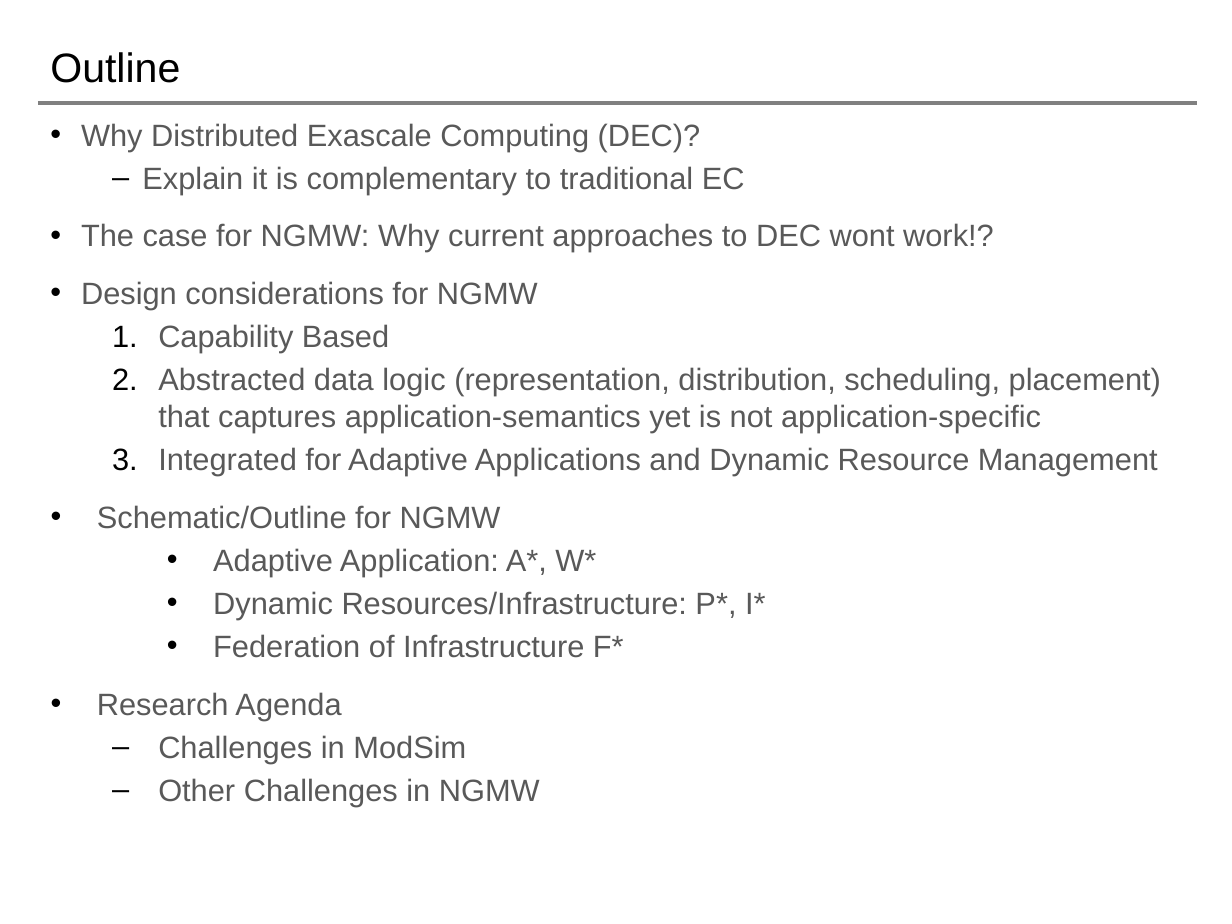
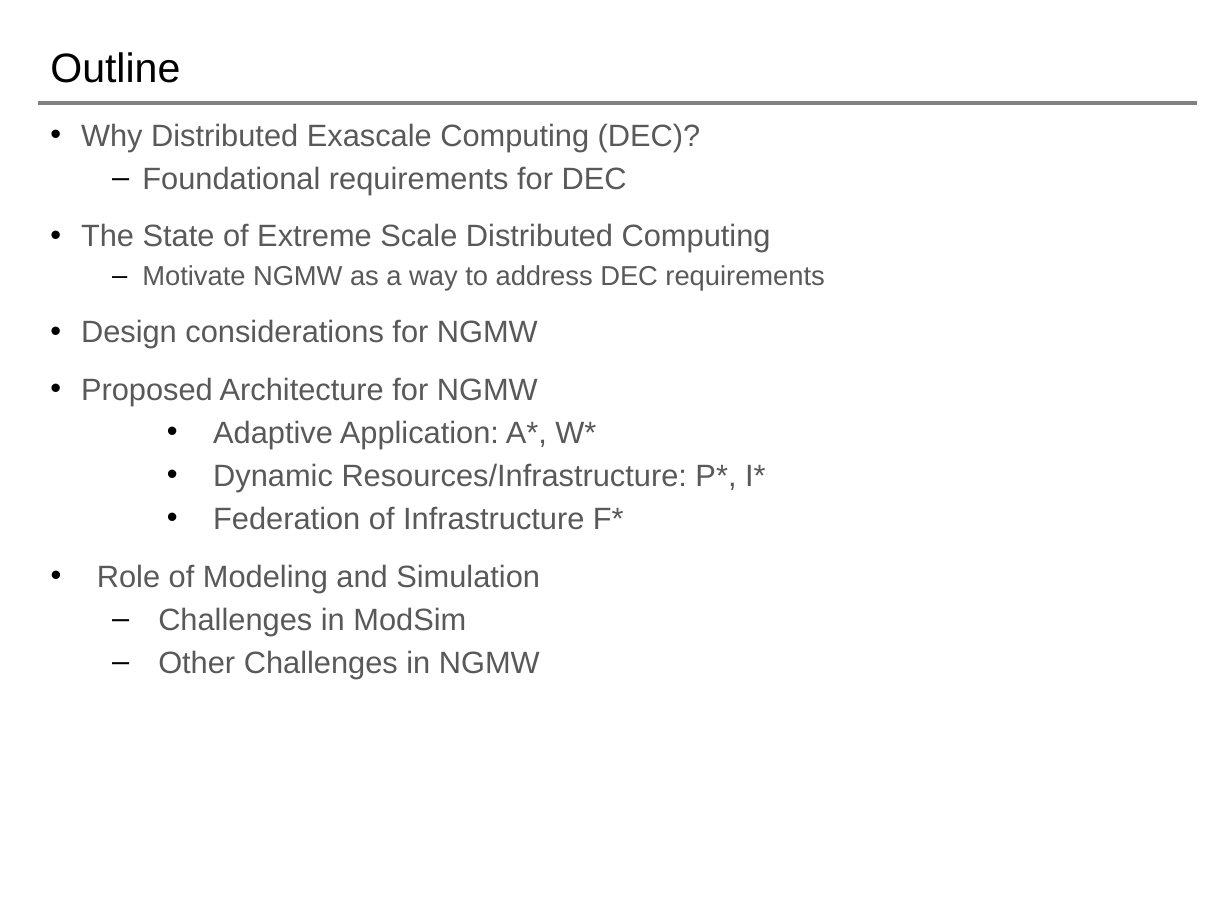
Before and after one commit to saga-project/NGMW, a slide deck: slide 2 of presentations/radical-modsim.pptx. Drawn at 1232x924 pixels with LibreOffice and Linux fonts; fonts in the diff are those of the drawing; background and template pictures are left out. Boxes give left, top, right and bottom in pixels: in the first picture for what was removed or moved away, otherwise in the second. Text is boxed around its words. In the diff, an @@ line names an element or a change of style, - is before the commit and + after.

```diff
--- a/presentations/radical-modsim.pptx
+++ b/presentations/radical-modsim.pptx
@@ text at bbox=[81, 166, 824, 291]: text changed @@
-  – Explain it is complementary to traditional EC
-  • The case for NGMW: Why current approaches to DEC wont work!?
+  – Foundational requirements for DEC
+• The State of Extreme Scale Distributed Computing
+  – Motivate NGMW as a way to address DEC requirements
@@ text at bbox=[81, 377, 538, 405]: text changed @@
-  1. Capability Based
-  2. Abstracted data logic (representation, distribution, scheduling, placement) that captures application-semantics yet is not application-specific
-  3. Integrated for Adaptive Applications and Dynamic Resource Management
-• Schematic/Outline for NGMW
+• Proposed Architecture for NGMW
@@ text at bbox=[97, 564, 540, 592]: text changed @@
-• Research Agenda
+• Role of Modeling and Simulation
```
Also in this commit, not shown: 1 other slide changed, 1 slide added.
